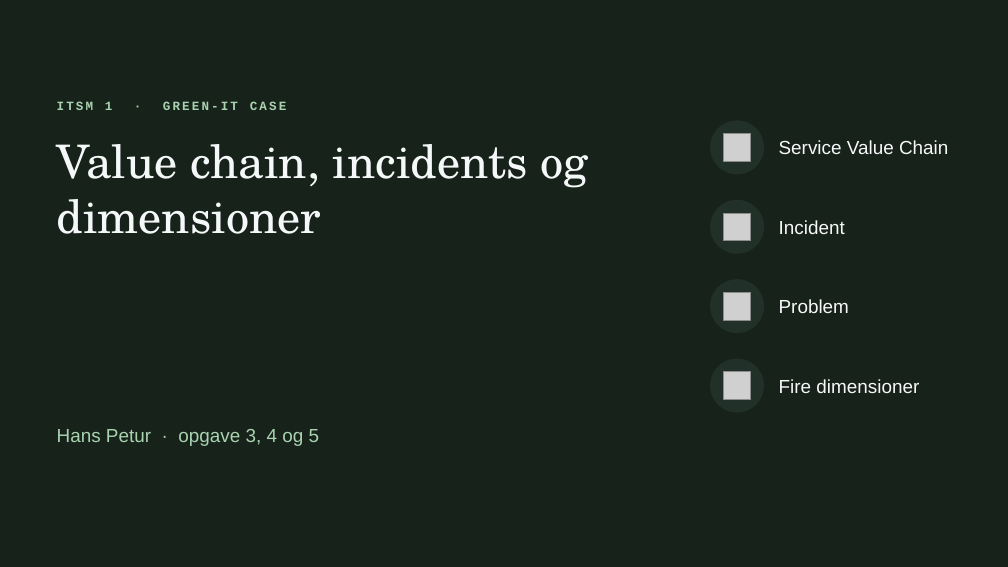
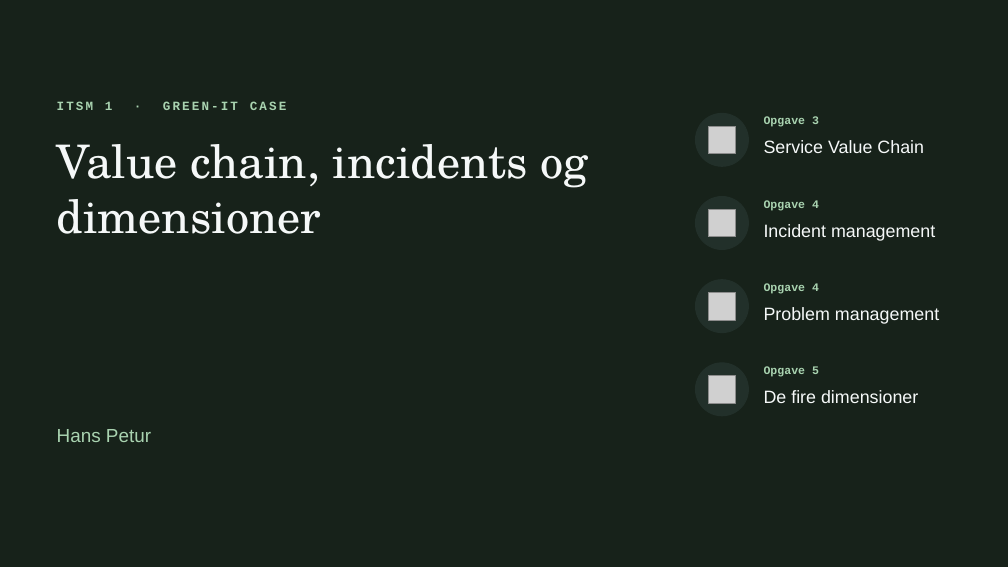
Before and after one commit to patrickhaahr/itil, a slide deck: slide 1 of praesentation/green-it-hans.pptx. Drawn at 1008x567 pixels with LibreOffice and Linux fonts; fonts in the diff are those of the drawing; grey boxes stand for pictures. Boxes give left, top, right and bottom in pixels: in the first picture for what was removed or moved away, otherwise in the second. Text is boxed around its words. In the diff, an @@ line names an element or a change of style, - is before the commit and + after.

Commit message:
Opdater Hans' slides

```diff
--- a/praesentation/green-it-hans.pptx
+++ b/praesentation/green-it-hans.pptx
@@ ellipse: place and size @@
-ellipse at box(711, 121, 764, 174)
+ellipse at box(696, 113, 749, 166)
@@ text added at box(764, 116, 819, 127), 11 pt, text #A9D3B0, bold @@
+Opgave 3
@@ picture: place and size @@
-picture at box(724, 134, 751, 161)
+picture at box(709, 126, 736, 154)
@@ text "Service Value Chain": place and size @@
-text "Service Value Chain" at box(779, 140, 948, 154)
+text "Service Value Chain" at box(764, 140, 924, 153)
@@ text "Service Value Chain" at box(764, 140, 924, 153): size 18 to 17 pt; vertical alignment middle to top @@
@@ ellipse: place and size @@
-ellipse at box(711, 200, 764, 253)
+ellipse at box(696, 197, 749, 250)
@@ picture: place and size @@
-picture at box(724, 213, 751, 240)
+picture at box(709, 209, 736, 237)
@@ text added at box(764, 200, 819, 211), 11 pt, text #A9D3B0, bold @@
+Opgave 4
@@ text at box(764, 224, 935, 241): text changed; size 18 to 17 pt @@
-Incident
+Incident management
@@ ellipse: place and size @@
-ellipse at box(711, 280, 764, 333)
+ellipse at box(696, 280, 749, 333)
@@ picture: place and size @@
-picture at box(724, 293, 751, 320)
+picture at box(709, 293, 736, 320)
@@ text added at box(764, 283, 819, 294), 11 pt, text #A9D3B0, bold @@
+Opgave 4
@@ vertical alignment middle to top in 3 elements at box(764, 390, 918, 403), box(764, 224, 935, 241), box(764, 307, 939, 324) @@
@@ text at box(764, 307, 939, 324): text changed; size 18 to 17 pt @@
-Problem
+Problem management
@@ ellipse: place and size @@
-ellipse at box(711, 359, 764, 412)
+ellipse at box(696, 363, 749, 416)
@@ picture: place and size @@
-picture at box(724, 372, 751, 399)
+picture at box(709, 376, 736, 403)
@@ text added at box(764, 366, 819, 377), 11 pt, text #A9D3B0, bold @@
+Opgave 5
@@ text at box(764, 390, 918, 403): text changed; size 18 to 17 pt @@
-Fire dimensioner
+De fire dimensioner
@@ text at box(57, 429, 151, 442): text changed @@
-Hans Petur · opgave 3, 4 og 5
+Hans Petur
```
Also in this commit, not shown: 5 other slides changed.
